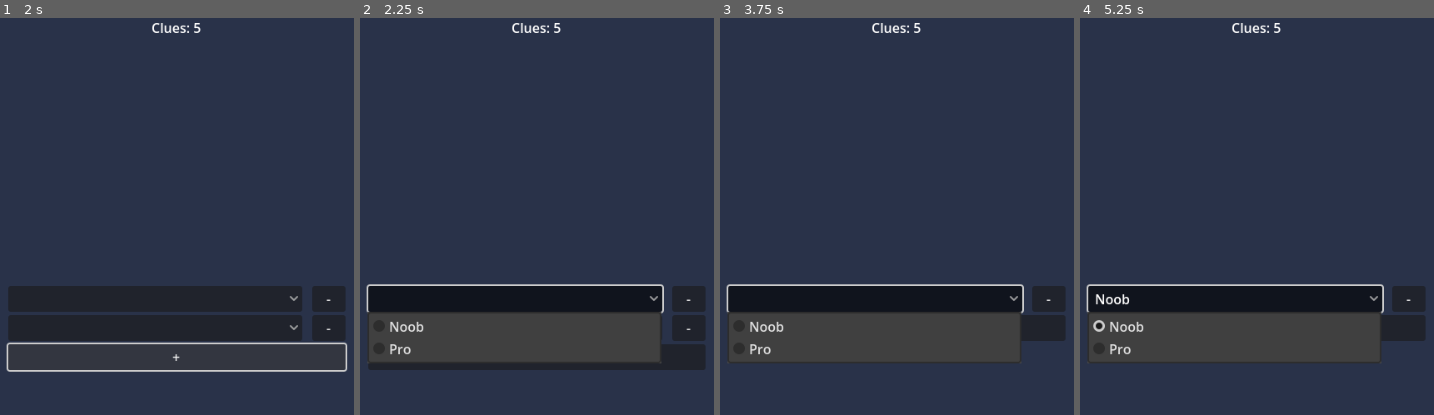
Above: before the commit, frames 1-4 (left to right).
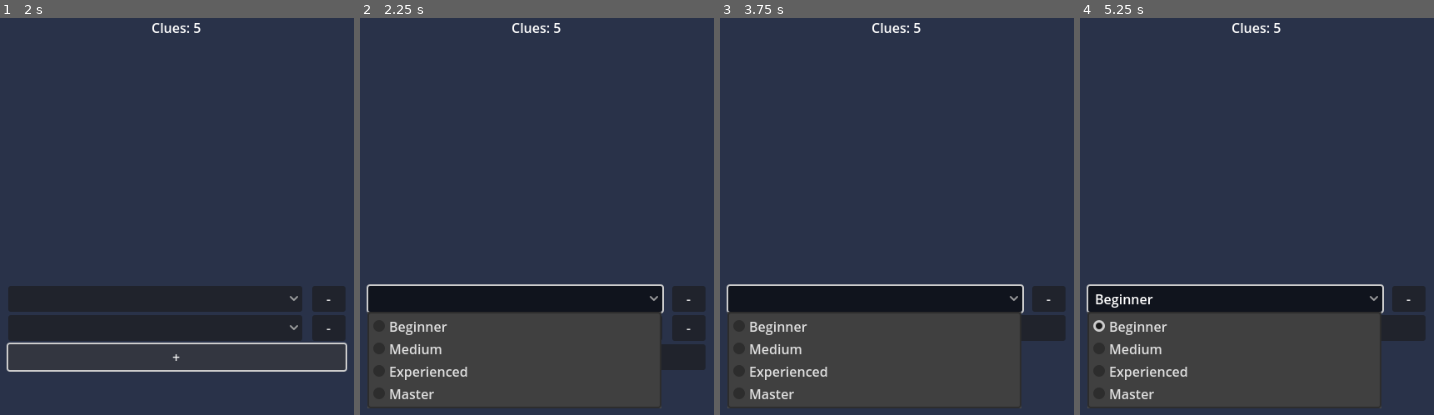
Above: after the commit, the same moments.

Repository: Seventyy/SmallProgrammingProjects
Game: Godot game, scene res://main.tscn
Two runs of this game, one before a commit and one after it. Both use one fixed random seed, a clock stepped at 60 frames per second and the inputs below.
Inputs (mouse positions are in pixels of both pictures, inside the frame that each line leads up to):
- Up to frame 1 (2 s): click "-" at 0.5 s; click "+" at 1.25 s
- Up to frame 2 (2.25 s): click (515, 299) at 2.02 s
- Up to frame 3 (3.75 s): click "-" at 2.75 s; click (875, 299) at 3.5 s
- Up to frame 4 (5.25 s): click "+" at 4.25 s; click "Noob" (after the commit: "Beginner") at 5 s

Frame 1 is identical in both runs. In frame 2, 2.8% of the frame differs, in the area x 2-86%, y 76-99%; in frame 3, 1.5%; in frame 4, 1.8%.

Commit message:
klu4ithhjaeklrb

Diff:
--- a/PBL/clues_label.gd
+++ b/PBL/clues_label.gd
@@ -1,6 +1,23 @@
 class_name CluesLabel extends Label
 
 @onready var player_entries: VBoxContainer = %PlayerEntries
+
+var player_levels:Dictionary
+
+func _process(delta: float) -> void:
+	print(player_levels)
+
+func _ready() -> void:
+	GlobalSignals.player_level_updated.connect(on_player_level_updated)
+	GlobalSignals.player_deleted.connect(on_player_deleted)
+
+func on_player_deleted(node:Node) -> void:
+	player_levels.erase(node)
+
+func on_player_level_updated(node:Node, new_level:int) -> void:
+	if not player_levels.has(node):
+		player_levels[node] = new_level
+
 
 func update_label() -> void:
 	text = "Clues: " + str(calculate_clues())
--- a/PBL/edit_player.gd
+++ /dev/null
@@ -1,6 +0,0 @@
-extends HSplitContainer
-
-
-
-func _ready() -> void:
-	pass # Replace with function body.
--- a/PBL/edit_player.tscn
+++ b/PBL/edit_player.tscn
@@ -1,12 +1,11 @@
 [gd_scene load_steps=3 format=3 uid="uid://bu31hcjtwuyoi"]
 
 [ext_resource type="Script" path="res://remove_player.gd" id="1_7wkir"]
-[ext_resource type="Script" path="res://edit_player.gd" id="1_txwwx"]
+[ext_resource type="Script" path="res://select_level.gd" id="2_qfv5e"]
 
 [node name="EditPlayer" type="HSplitContainer"]
 layout_direction = 3
 dragger_visibility = 1
-script = ExtResource("1_txwwx")
 
 [node name="RemovePlayer" type="Button" parent="."]
 custom_minimum_size = Vector2(40, 0)
@@ -17,8 +16,13 @@
 [node name="SelectLevel" type="OptionButton" parent="."]
 layout_direction = 2
 layout_mode = 2
-item_count = 2
-popup/item_0/text = "Noob"
-popup/item_0/id = 0
-popup/item_1/text = "Pro"
-popup/item_1/id = 1
+item_count = 4
+popup/item_0/text = "Beginner"
+popup/item_0/id = 5
+popup/item_1/text = "Medium "
+popup/item_1/id = 4
+popup/item_2/text = "Experienced "
+popup/item_2/id = 3
+popup/item_3/text = "Master "
+popup/item_3/id = 0
+script = ExtResource("2_qfv5e")
--- /dev/null
+++ b/PBL/global_signals.gd
@@ -0,0 +1,4 @@
+extends Node
+
+signal player_level_updated(node:Node, new_level:int)
+signal player_deleted(node:Node)
--- a/PBL/main.tscn
+++ b/PBL/main.tscn
@@ -49,9 +49,9 @@
 anchors_preset = 5
 anchor_left = 0.5
 anchor_right = 0.5
-offset_left = -20.0
-offset_right = 20.0
-offset_bottom = 23.0
+offset_left = -30.0
+offset_right = 30.0
+offset_bottom = 26.0
 grow_horizontal = 2
 text = "Clues: 5"
 script = ExtResource("5_2gmcg")
--- a/PBL/project.godot
+++ b/PBL/project.godot
@@ -15,6 +15,10 @@
 config/features=PackedStringArray("4.0", "Forward Plus")
 config/icon="res://icon.svg"
 
+[autoload]
+
+GlobalSignals="*res://global_signals.gd"
+
 [display]
 
 window/size/viewport_width=640
--- a/PBL/remove_player.gd
+++ b/PBL/remove_player.gd
@@ -3,5 +3,6 @@
 func _ready() -> void:
 	button_up.connect(on_button_press)
 
-func on_button_press():
+func on_button_press() -> void:
+	GlobalSignals.player_deleted.emit(self)
 	owner.queue_free()
--- a/PBL/select_level.gd
+++ b/PBL/select_level.gd
@@ -1,6 +1,7 @@
 extends OptionButton
 
-@onready var clues_label: CluesLabel = %CluesLabel
+func _ready() -> void:
+	item_selected.connect(on_item_selected)
 
-func _ready() -> void:
-	ready.connect(clues_label.update_label())
+func on_item_selected(index:int) -> void:
+	GlobalSignals.player_level_updated.emit(self, get_item_id(index))
